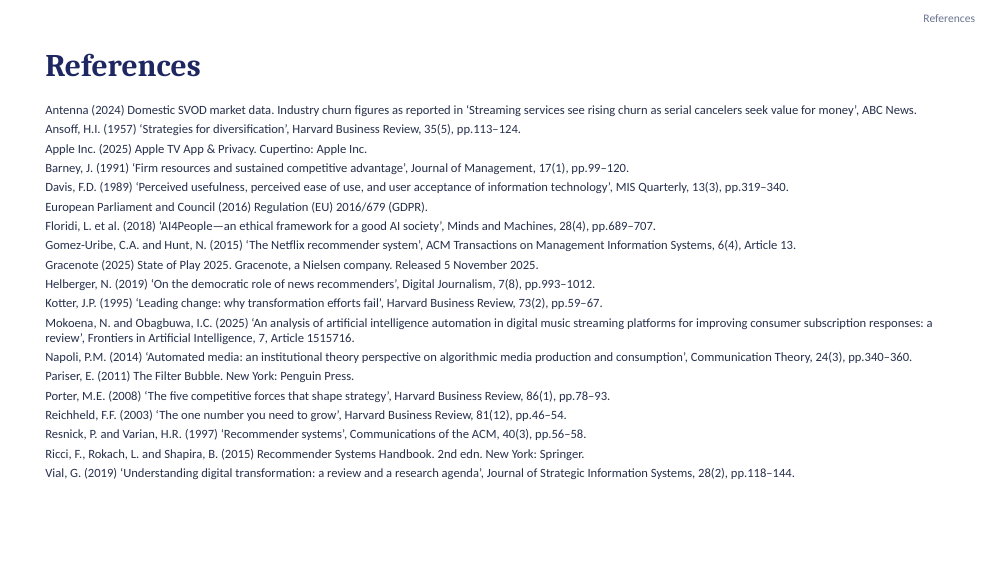
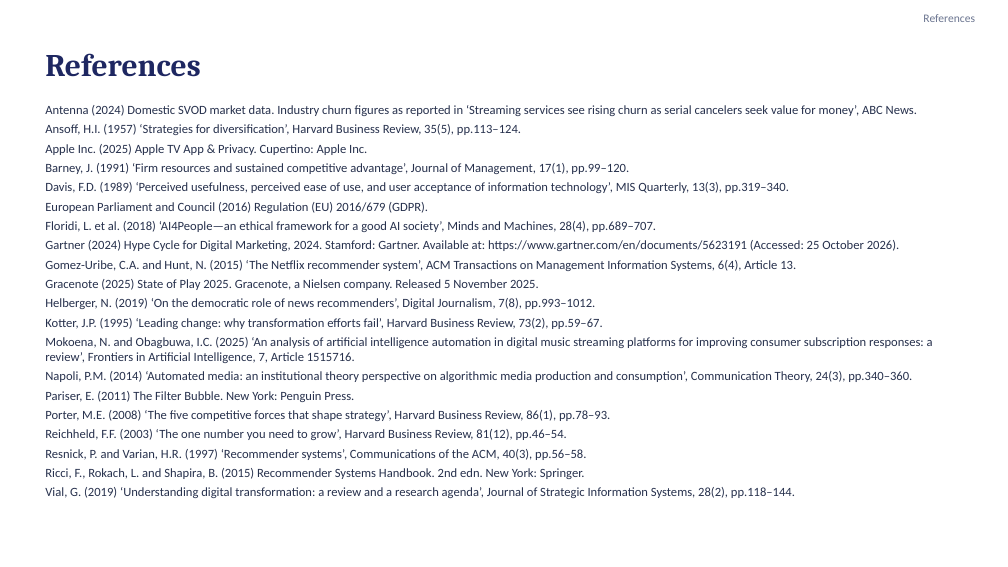
Before and after one commit to karanrg22-svg/skill, a slide deck: slide 12 of Earning-the-Signal_revised.pptx. Drawn at 1008x567 pixels with LibreOffice and Linux fonts; fonts in the diff are those of the drawing. Boxes give left, top, right and bottom in pixels: in the first picture for what was removed or moved away, otherwise in the second. Text is boxed around its words. In the diff, an @@ line names an element or a change of style, - is before the commit and + after.

```diff
--- a/Earning-the-Signal_revised.pptx
+++ b/Earning-the-Signal_revised.pptx
@@ text at box(45, 240, 900, 251): paragraph added @@
+Gartner (2024) Hype Cycle for Digital Marketing, 2024. Stamford: Gartner. Available at: https://www.gartner.com/en/documents/5623191 (Accessed: 25 October 2026).
```
Also in this commit, not shown: 1 other slide changed.
